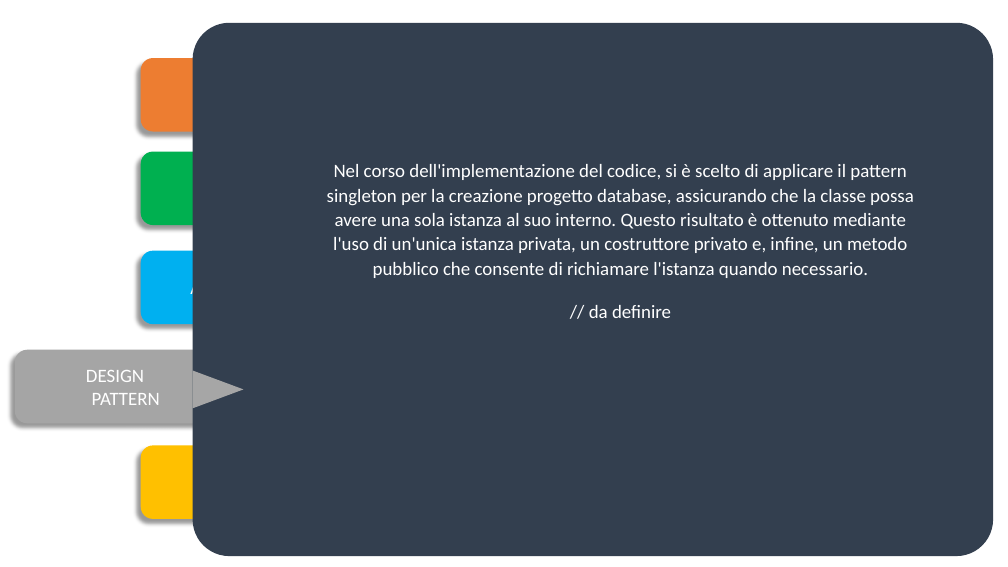
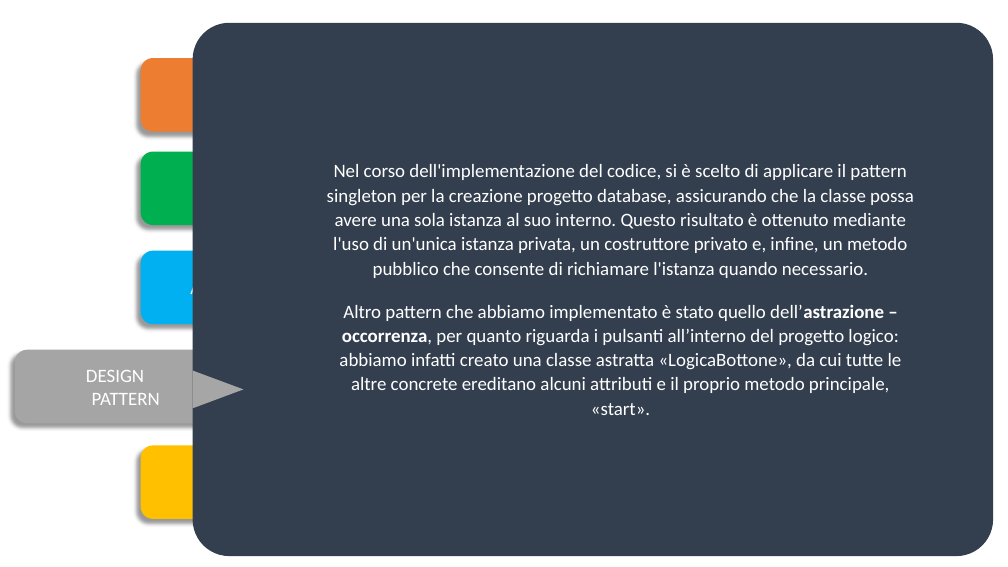
Before and after one commit to FilippoBolis/MED_Progetto_Ing_Software_23_24, a slide deck: slide 9 of MED/doc/Presentazione M.E.D.pptx. Drawn at 1008x567 pixels with LibreOffice and Linux fonts; fonts in the diff are those of the drawing. Boxes give left, top, right and bottom in pixels: in the first picture for what was removed or moved away, otherwise in the second. Text is boxed around its words. In the diff, an @@ line names an element or a change of style, - is before the commit and + after.

Commit message:
Modifiche varie
sistemazione del database, aggiunta dati alla presentazione e modifiche da completare al logico

```diff
--- a/MED/doc/Presentazione M.E.D.pptx
+++ b/MED/doc/Presentazione M.E.D.pptx
@@ text at <box>339,305,902,415</box>: text changed @@
-// da definire
+Altro pattern che abbiamo implementato è stato quello dell’astrazione – occorrenza, per quanto riguarda i pulsanti all’interno del progetto logico: abbiamo infatti creato una classe astratta «LogicaBottone», da cui tutte le altre concrete ereditano alcuni attributi e il proprio metodo principale, «start».
```
Also in this commit, not shown: 3 other slides changed, 11 other files.
